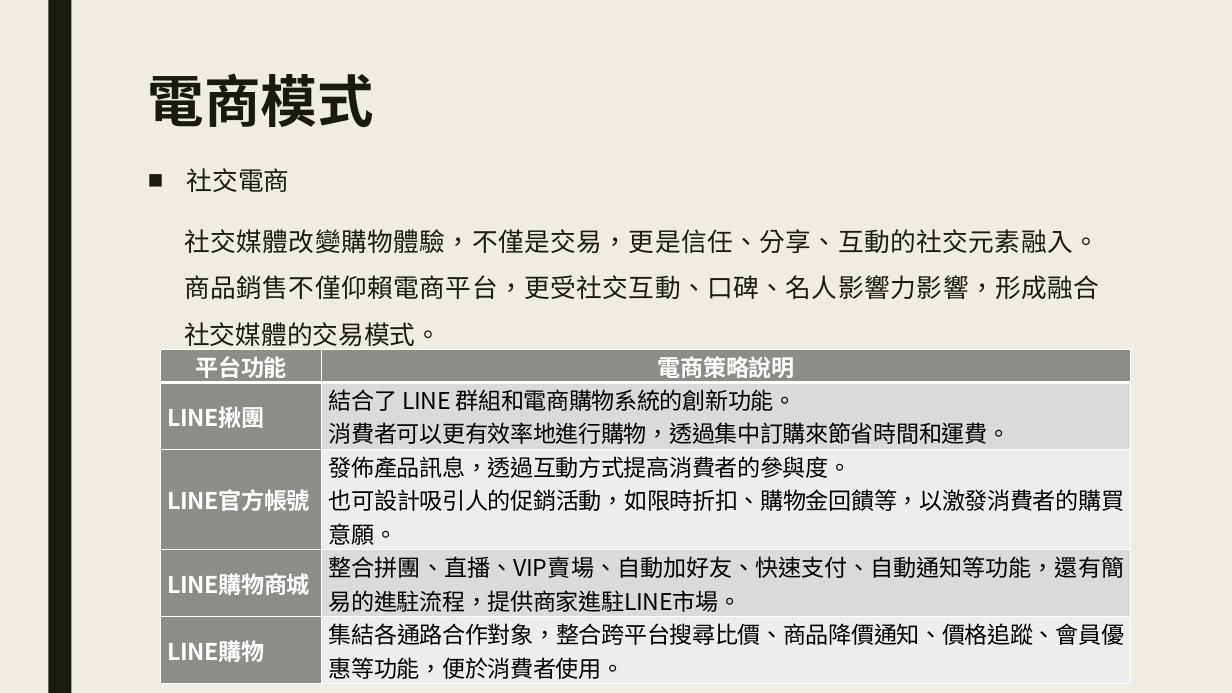
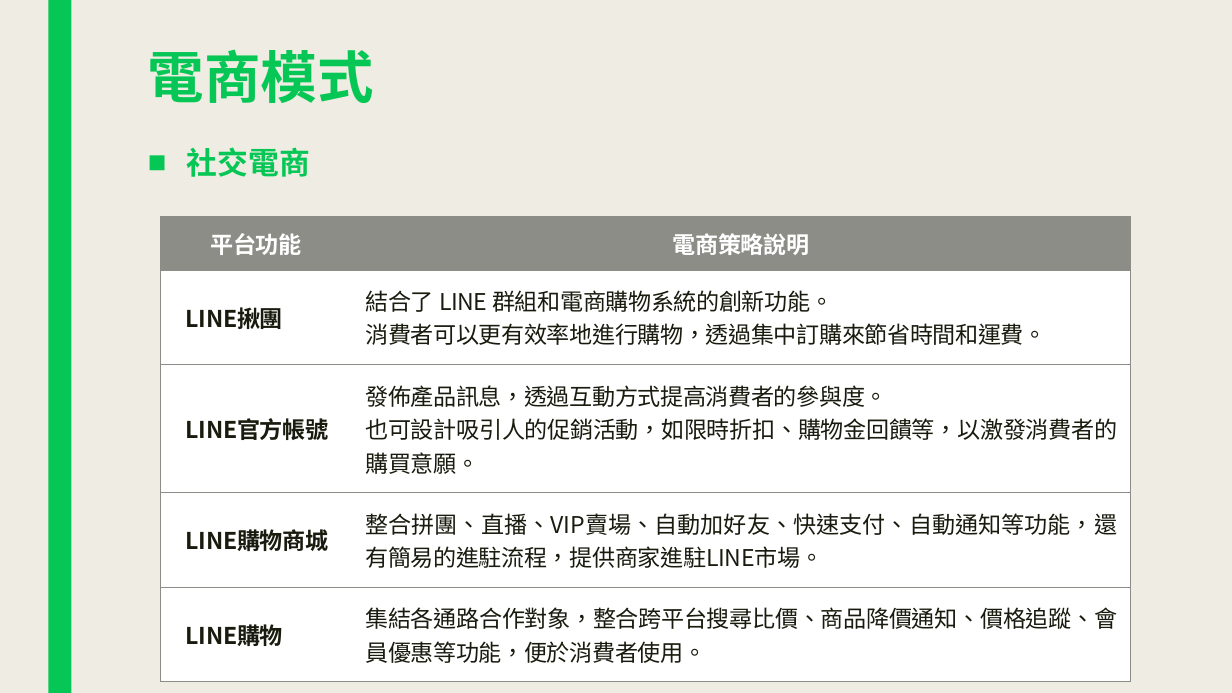
Before and after one commit to plum0411/e-commerce, a slide deck: slide 10 of LINE在電商領域能提出之新功能.pptx (slide 9 before the commit). Drawn at 1232x693 pixels with LibreOffice and Linux fonts; fonts in the diff are those of the drawing. Boxes give left, top, right and bottom in pixels: in the first picture for what was removed or moved away, otherwise in the second. Text is boxed around its words. In the diff, an @@ line names an element or a change of style, - is before the commit and + after.

Commit message:
update ppt

```diff
--- a/LINE在電商領域能提出之新功能.pptx
+++ b/LINE在電商領域能提出之新功能.pptx
@@ rectangle at (x1=48, y1=0, x2=71, y2=693): fill #191B0E to #06C755 @@
@@ title "電商模式" moved from (x1=148, y1=73, x2=374, y2=127) to (x1=148, y1=49, x2=374, y2=103) @@
@@ title "電商模式" at (x1=148, y1=49, x2=374, y2=103): text colour #191B0E to #06C755 @@
@@ text added at (x1=187, y1=147, x2=310, y2=177), 24 pt, text #06C755, bold @@
+■ 社交電商
@@ text removed at (x1=184, y1=168, x2=1099, y2=346) @@
-■ 社交電商
-社交媒體改變購物體驗，不僅是交易，更是信任、分享、互動的社交元素融入。商品銷售不僅仰賴電商平台，更受社交互動、口碑、名人影響力影響，形成融合社交媒體的交易模式。
@@ table at (x1=161, y1=216, x2=1131, y2=667) @@
@@ fill #8C8D86 to none in row 1 @@
@@ fill #8C8D86 to #FFFFFF in 4 cells @@
@@ fill #DADBD9 to #FFFFFF in 2 cells @@
@@ fill #EEEEED to #FFFFFF in 2 cells @@
@@ text colour #FFFFFF to #191B0E in "LINE揪團", "LINE官方帳號", "LINE購物商城", "LINE購物" @@
@@ text colour #000000 to #191B0E in "結合了 LINE 群組和電商購物系統的創新功能。", "消費者可以更有效率地進行購物，透過集中訂購來節省時間和運費。", "發佈產品訊息，透過互動方式提高消費者的參與度。", "也可設計吸引人的促銷活動，如限時折扣、購物金回饋等，以激發消費者的購買意願。" and 2 more places @@
@@ borders changed @@
@@ table resized from (x1=161, y1=349, x2=1131, y2=684) to (x1=161, y1=216, x2=1131, y2=667) @@
```
Also in this commit, not shown: 22 other slides changed, 5 slides added, 2 other files.
